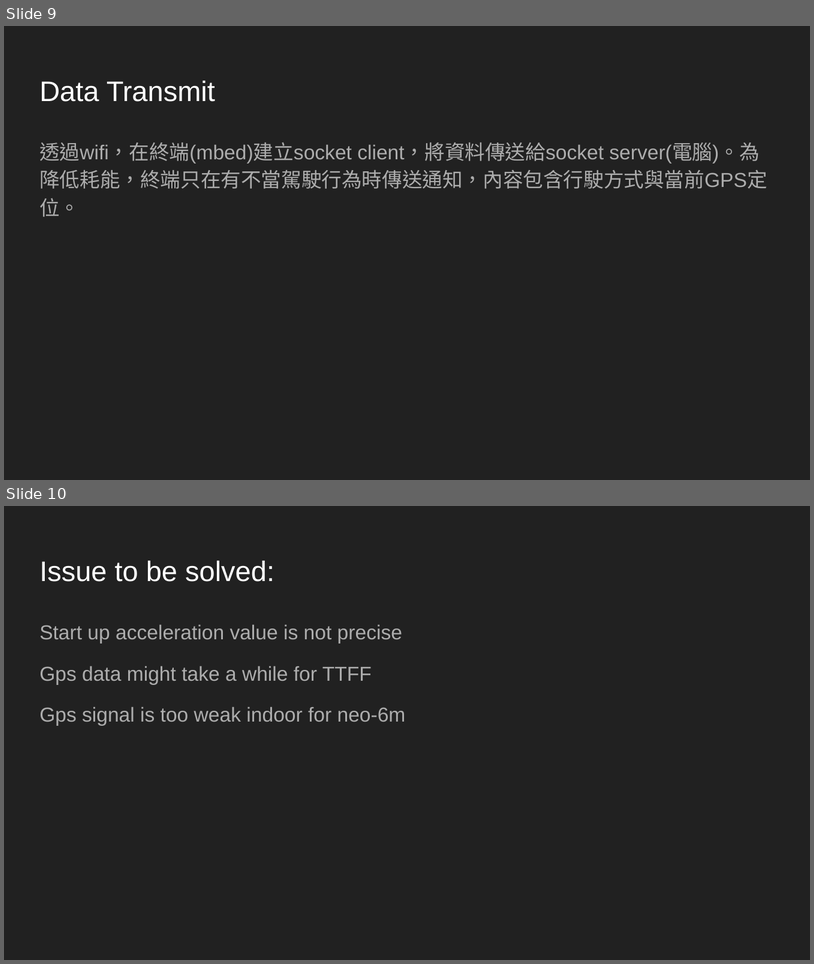
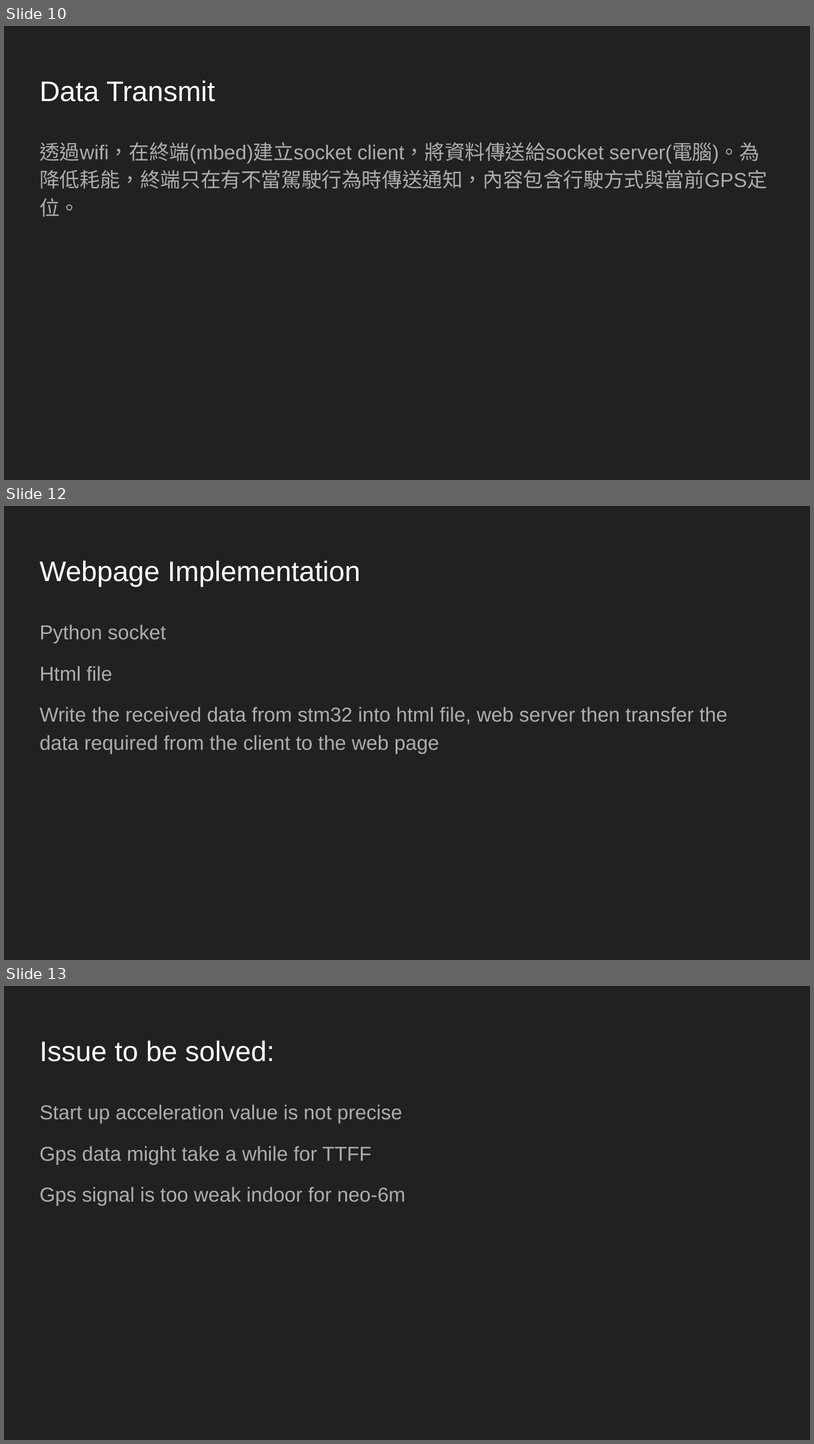
Before and after one commit to NTUEE-ESLab/2020-take-away, a slide deck: take away.pptx. Shown one above the other, each under a label of ours: slides 9 and 10 before the commit, slides 10, 12 and 13 after it; the slides between them are not shown. The pictures are 814x964 and 814x1444 pixels, drawn with LibreOffice and Linux fonts; fonts in the diff are those of the drawing. Boxes give left, top, right and bottom in pixels: in the first picture for what was removed or moved away, otherwise in the second. Text is boxed around its words. In the diff, an @@ line names an element or a change of style, - is before the commit and + after.

```diff
--- a/take away.pptx
+++ b/take away.pptx
@@ slide 12 added at box(4, 506, 810, 960), background #212121 @@
@@ title added at box(39, 561, 360, 586), 25.2 pt, text #FFFFFF @@
+Webpage Implementation
@@ text added at box(39, 624, 728, 753), 18 pt, text #ADADAD @@
+Python socket
+Html file
+Write the received data from stm32 into html file, web server then transfer the data required from the client to the web page
@@ what was slide 9 is now slide 10 @@
@@ what was slide 10 is now slide 13 @@
```
Also in this commit, not shown: 2 other slides added.
